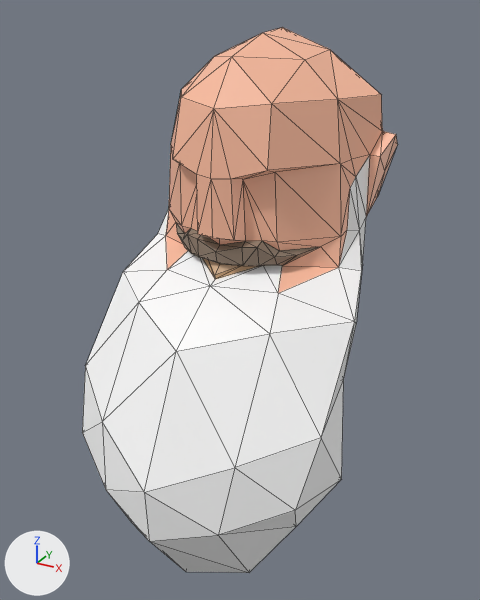
The COLLADA model Chr/BodyParts/WarriorHead.dae as it was, and as the next commit left it.
Before and after are seen from a 50 mm lens placed at (1.99, -4.0, 8.94), pointed at (-0.01, -0.36, 7.12). Every picture has the same lights, and +X, +Y and +Z are marked at lower left. Mesh edges are drawn as thin lines.

In view in the first picture: 'Head'.
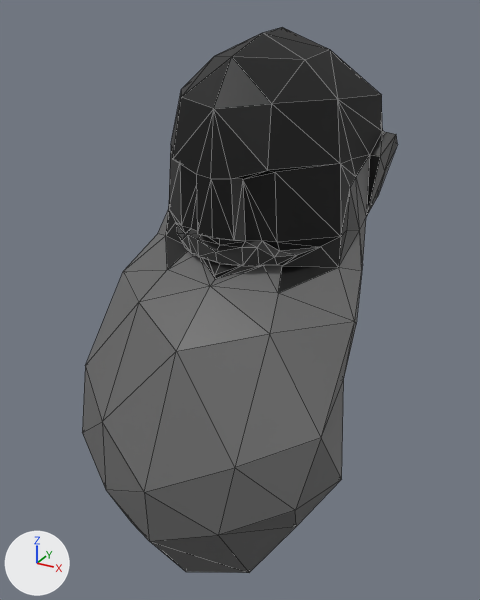
Changed parts and their boxes [x1, y1, x2, y2] in the pictures (480 x 600 px):
part 1 of me_untitled_005, recoloured (beige to black)
    both: [166, 27, 397, 293]
part 2 of me_untitled_005, recoloured (white to grey)
    both: [82, 155, 370, 573]
part 3 of me_untitled_005, recoloured (brown to black)
    both: [176, 223, 319, 266]

What changed in the scene script:
```text
Change me_untitled_005:
    where me_untitled_005.from_pydata(...)  # 177 vertices, 340 faces; spans x -0.93..0.93, y -1.54..0.81, z 5.38..8.82
    used by ob_head; location = (0.0, 0.0, 0.0)
    me_untitled_005 part 1: 176 faces centred in x -0.78..0.78, y -0.72..0.71, z 7.12..8.77 are repainted in the vertex colours; the middle colour goes from beige #ffbfa1 to black #000000
    me_untitled_005 part 2: 118 faces centred in x -0.87..0.87, y -1.49..0.19, z 5.59..7.92 are repainted in the vertex colours; the middle colour goes from white #ffffff to dark grey #666666
    me_untitled_005 part 3: 46 faces centred in x -0.44..0.44, y -0.67..-0.41, z 7.47..7.63 are repainted in the vertex colours; the middle colour goes from brown #8e7b6a to black #333333
```
